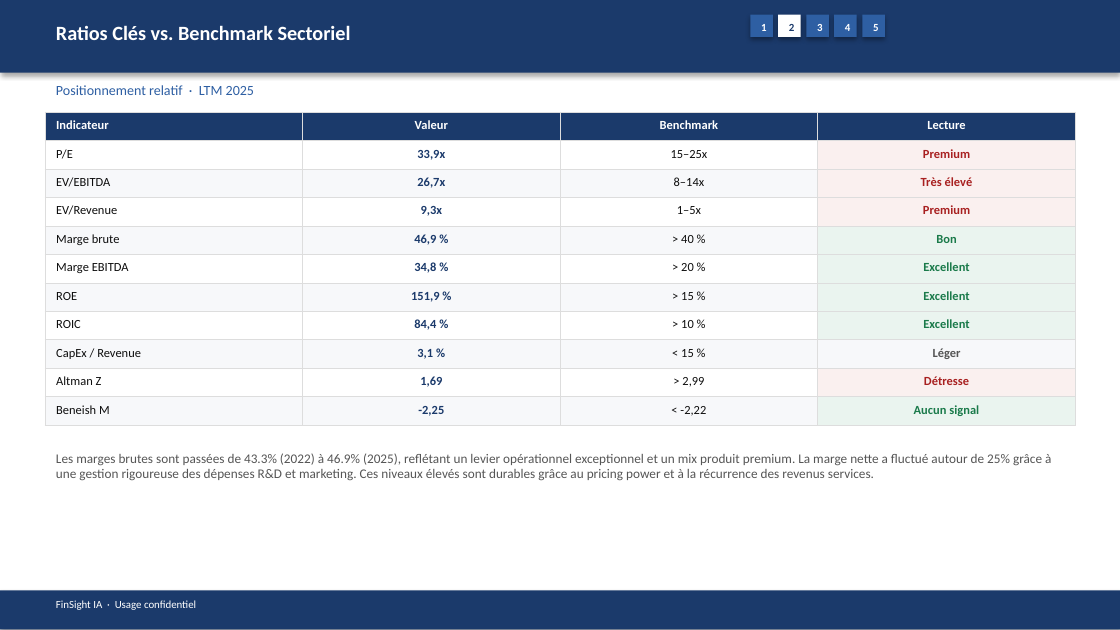
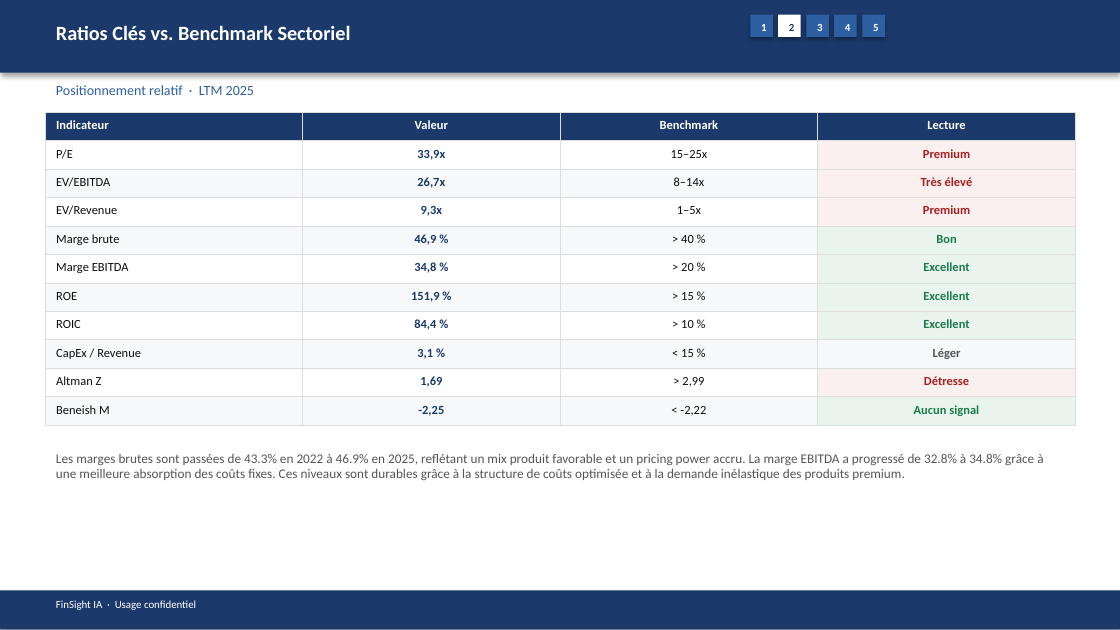
Before and after one commit to baptistejeh07-art/finsight-ia, a slide deck: slide 10 of preview/AAPL/AAPL_pitchbook.pptx. Drawn at 1120x630 pixels with LibreOffice and Linux fonts; fonts in the diff are those of the drawing. Boxes give left, top, right and bottom in pixels: in the first picture for what was removed or moved away, otherwise in the second. Text is boxed around its words. In the diff, an @@ line names an element or a change of style, - is before the commit and + after.

```diff
--- a/preview/AAPL/AAPL_pitchbook.pptx
+++ b/preview/AAPL/AAPL_pitchbook.pptx
@@ text at box(56, 454, 1043, 480): text changed @@
-Les marges brutes sont passées de 43.3% (2022) à 46.9% (2025), reflétant un levier opérationnel exceptionnel et un mix produit premium. La marge nette a fluctué autour de 25% grâce à une gestion rigoureuse des dépenses R&D et marketing. Ces niveaux élevés sont durables grâce au pricing power et à la récurrence des revenus services.
+Les marges brutes sont passées de 43.3% en 2022 à 46.9% en 2025, reflétant un mix produit favorable et un pricing power accru. La marge EBITDA a progressé de 32.8% à 34.8% grâce à une meilleure absorption des coûts fixes. Ces niveaux sont durables grâce à la structure de coûts optimisée et à la demande inélastique des produits premium.
```
Also in this commit, not shown: 13 other slides changed, 4 other files.
